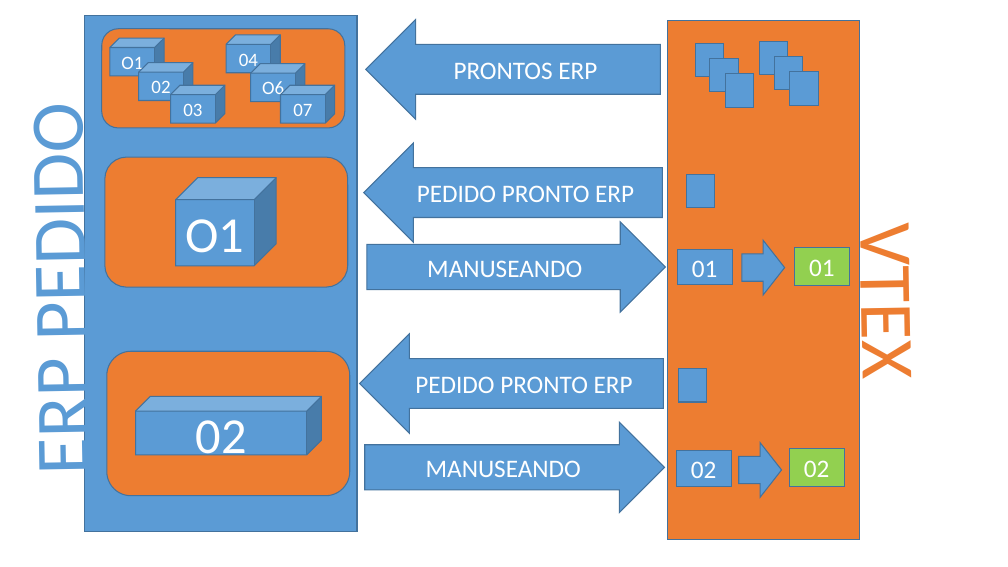
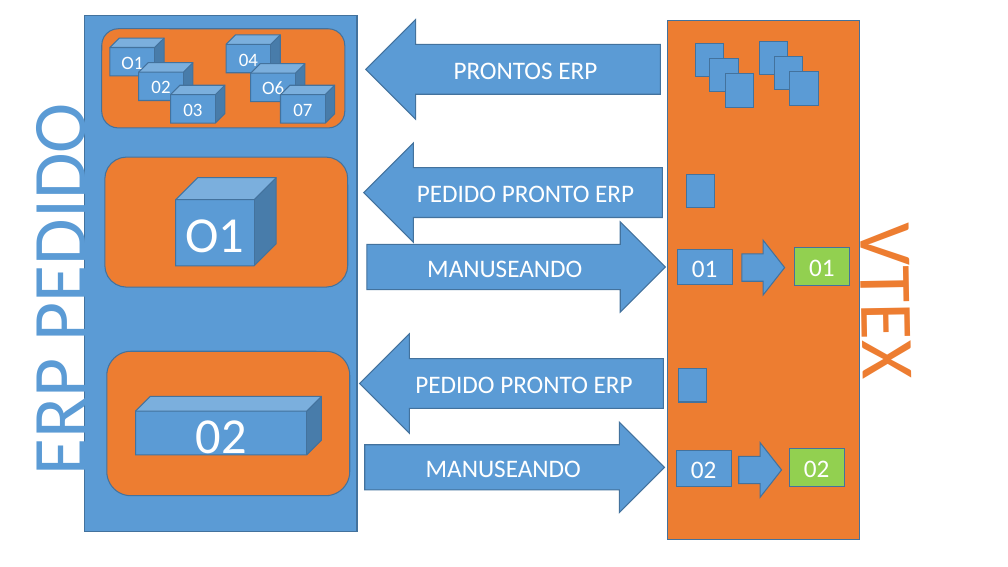
Before and after one commit to adrianoaguiar/vcs.integration.samples, a slide deck: slide 4 of integracao/SKU to VTEXADMIN to SITE.pptx. Drawn at 1008x567 pixels with LibreOffice and Linux fonts; fonts in the diff are those of the drawing. Boxes give left, top, right and bottom in pixels: in the first picture for what was removed or moved away, otherwise in the second. Text is boxed around its words. In the diff, an @@ line names an element or a change of style, - is before the commit and + after.

Commit message:
pedido

```diff
--- a/integracao/SKU to VTEXADMIN to SITE.pptx
+++ b/integracao/SKU to VTEXADMIN to SITE.pptx
@@ text "ERP PEDIDO" at (13, 126, 105, 472): rotation 269 to 270 degrees @@
```
Also in this commit, not shown: 4 other slides changed, 11 other files.
